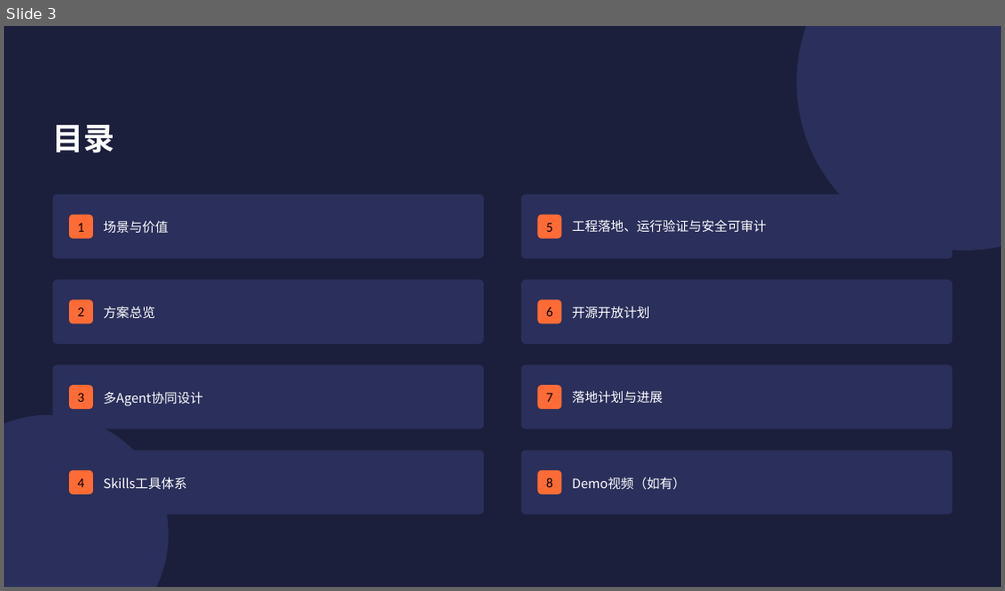
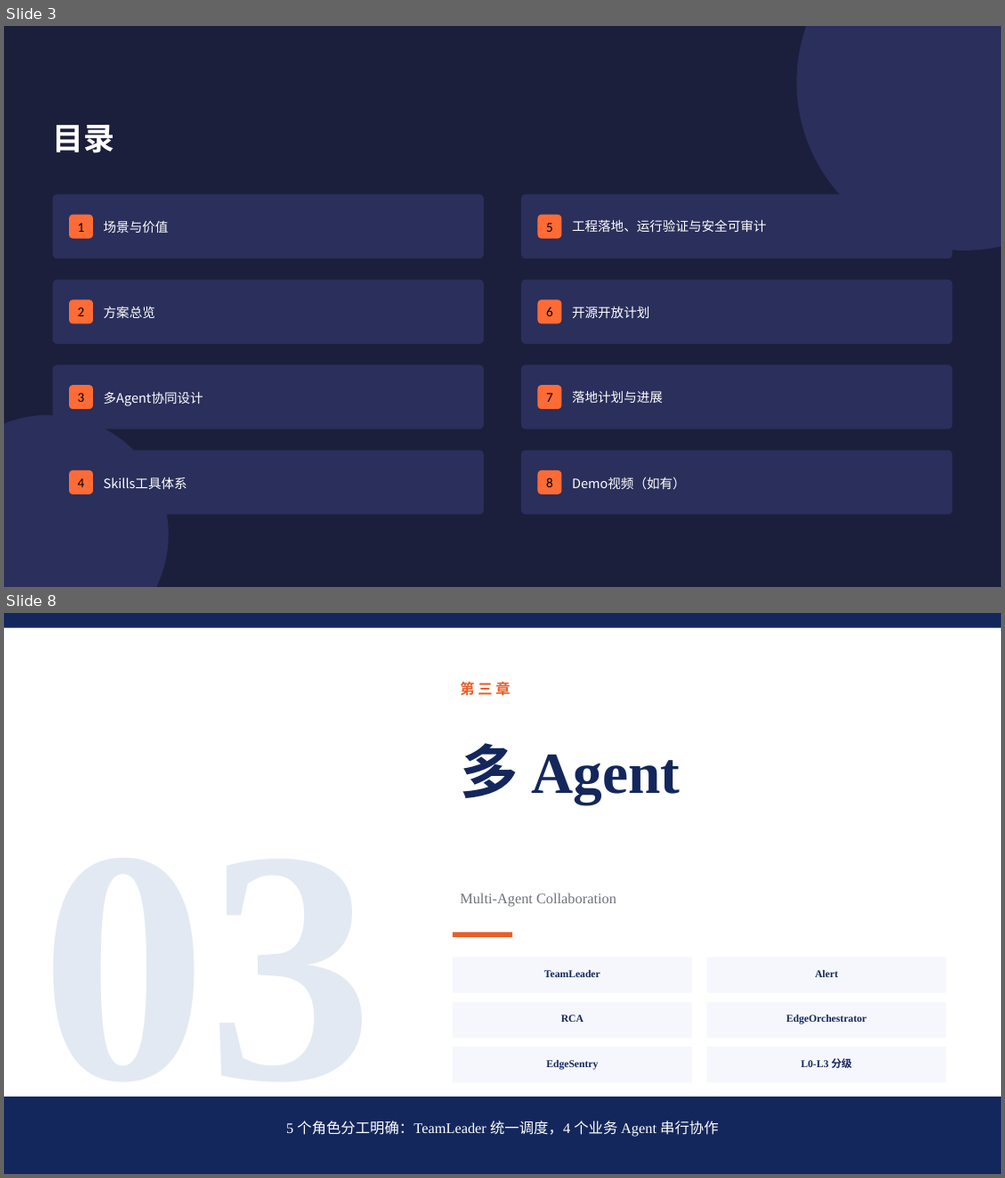
Before and after one commit to libo9922/edge-aiops-demo, a slide deck: docs/edge-aiops-submission.pptx. Shown one above the other, each under a label of ours: slide 3 before the commit, slides 3 and 8 after it; the slides between them are not shown. The pictures are 1005x591 and 1005x1178 pixels, drawn with LibreOffice and Linux fonts; fonts in the diff are those of the drawing. Boxes give left, top, right and bottom in pixels: in the first picture for what was removed or moved away, otherwise in the second. Text is boxed around its words. In the diff, an @@ line names an element or a change of style, - is before the commit and + after.

Commit message:
feat(ppt): regenerate using OpsPilot reference template (text-only, no architecture screenshots, with team info)

```diff
--- a/docs/edge-aiops-submission.pptx
+++ b/docs/edge-aiops-submission.pptx
@@ slide 8 added at <box>4,613,1001,1174</box>, background #FFFFFF @@
@@ rectangle added at <box>4,613,1001,628</box>, fill #14275C @@
@@ text added at <box>460,680,510,699</box>, 14 pt, text #E85D26, bold @@
+第 三 章
@@ text added at <box>460,743,680,803</box>, 56 pt, text #14275C, bold @@
+多 Agent
@@ text added at <box>460,892,616,907</box>, 14 pt, text #6E727A @@
+Multi-Agent Collaboration
@@ rectangle added at <box>453,933,512,938</box>, fill #E85D26 @@
@@ rectangle added at <box>453,957,692,993</box>, fill #F5F7FC @@
@@ rectangle added at <box>707,957,947,993</box>, fill #F5F7FC @@
@@ text added at <box>544,970,600,977</box>, 10 pt, text #14275C, bold @@
+TeamLeader
@@ text added at <box>815,970,838,977</box>, 10 pt, text #14275C, bold @@
+Alert
@@ rectangle added at <box>453,1002,692,1038</box>, fill #F5F7FC @@
@@ rectangle added at <box>707,1002,947,1038</box>, fill #F5F7FC @@
@@ text added at <box>561,1014,583,1022</box>, 10 pt, text #14275C, bold @@
+RCA
@@ text added at <box>786,1014,866,1024</box>, 10 pt, text #14275C, bold @@
+EdgeOrchestrator
@@ rectangle added at <box>453,1046,692,1083</box>, fill #F5F7FC @@
@@ text added at <box>546,1060,598,1070</box>, 10 pt, text #14275C, bold @@
+EdgeSentry
@@ rectangle added at <box>707,1046,947,1083</box>, fill #F5F7FC @@
@@ text added at <box>801,1058,851,1068</box>, 10 pt, text #14275C, bold @@
+L0-L3 分级
@@ rectangle added at <box>4,1097,1001,1174</box>, fill #14275C @@
@@ text added at <box>41,1096,373,1138</box>, 320 pt, text #E3E9F3, bold @@
+03
@@ text added at <box>286,1120,718,1136</box>, 14 pt, text #FFFFFF @@
+5 个角色分工明确：TeamLeader 统一调度，4 个业务 Agent 串行协作
```
Also in this commit, not shown: 7 slides changed, 10 other slides added, 11 slides removed, 1 other file.
